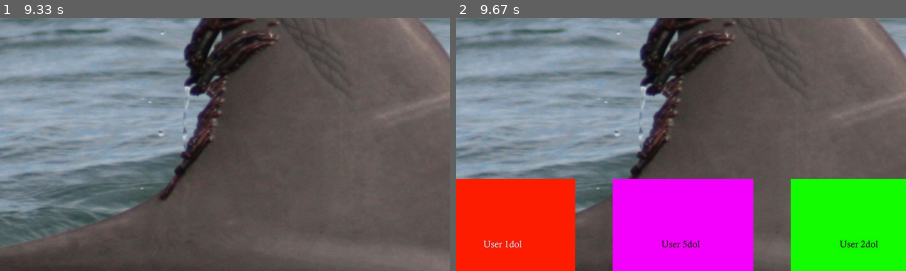
Above: before the commit, frames 1-2 (left to right).
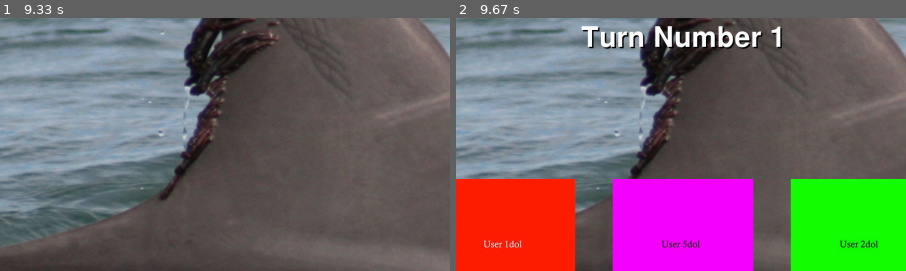
Above: after the commit, the same moments.

Repository: kpmn819/Dolphin-Project
Game: pygame game, started from did16-revise.py
The game is run twice, just before and just after one commit, with the same random seed, the same clock (stepped at 60 frames per second) and the same inputs.
Inputs:
- Up to frame 1 (9.33 s): no input
- Up to frame 2 (9.67 s): no input
The pictures show only the part of the screen within x 25-75%, y 33-83%; the shares and areas given below are measured in that part.

Frame 1 is identical in both runs. In frame 2, 2.0% of the frame differs, in the area x 27-73%, y 3-13%.

Commit message:
working on message flow

Diff:
--- a/did16-revise.py
+++ b/did16-revise.py
@@ -36,7 +36,7 @@
 resp = 0
 free = False # playing for free flag
 win = False # winner flag
-PayOut = 75
+payout = 75
 
 
  # percentage of losers
@@ -119,7 +119,7 @@
     font_process(60, greeting, white, 100, 360)
     greeting = 'Prizes are awarded randomly and are not dependent on final quiz score'
     font_process(30, greeting, white, 100, 800)
-    greeting = 'Odds of winning are 1 in '+ str(int(100 / (100 - PayOut)))
+    greeting = 'Odds of winning are 1 in '+ str(int(100 / (100 - payout)))
     font_process(30, greeting, white, 100, 850)
     pygame.display.flip()
 
@@ -142,7 +142,7 @@
             play_sound('Yay.mp3', .3)
 
 
-            if Rnd_Chance <= PayOut:
+            if Rnd_Chance <= payout:
                 win = True
                 print('A Winner')
 
@@ -195,7 +195,7 @@
         display.blit(render_ds, render_ds_rect)
     display.blit(render_message, render_msg_rect)
 
-def play_sound(sfile,vol):
+def play_sound(sfile, vol):
     pygame.mixer.music.set_volume(vol)
     pygame.mixer.music.load(gpath + sfile)
     pygame.mixer.music.play()
@@ -219,7 +219,8 @@
     for items in rnums:
         shuffle_pics()
         display_pic = display_pics[turn]  # picks a new one each turn
-        send_to_screen(display_pic, rnums, 'Testing')  # put up the challenge screen
+        caption = 'Turn Number ' + str(turn + 1)
+        send_to_screen(display_pic, rnums, caption)  # put up the challenge screen
 
         #  go get user response
         resp = which_pic2() #  go and wait for button input return pic#
@@ -240,6 +241,7 @@
             wrong_ans = wrong_ans + 1
             play_sound('Downer.mp3', .2)
         score_msg = ('Current Score  '+ str(right_ans)+ ' right  '+ str(wrong_ans)+' wrong')
+
 
         # clear screen of old score and put up new one
         display.blit(bg_dol, (0, 0))
@@ -359,6 +361,7 @@
     choicesx = 50
     choicesy = 700
     i = 0
+    font_process(60, caption, (255,255,255), 100, 400)
     #print('send to screen has rnums as ', str(rnums))
     for items in rnums:
         # use the rnums list to index your_pic list to get the pictures
